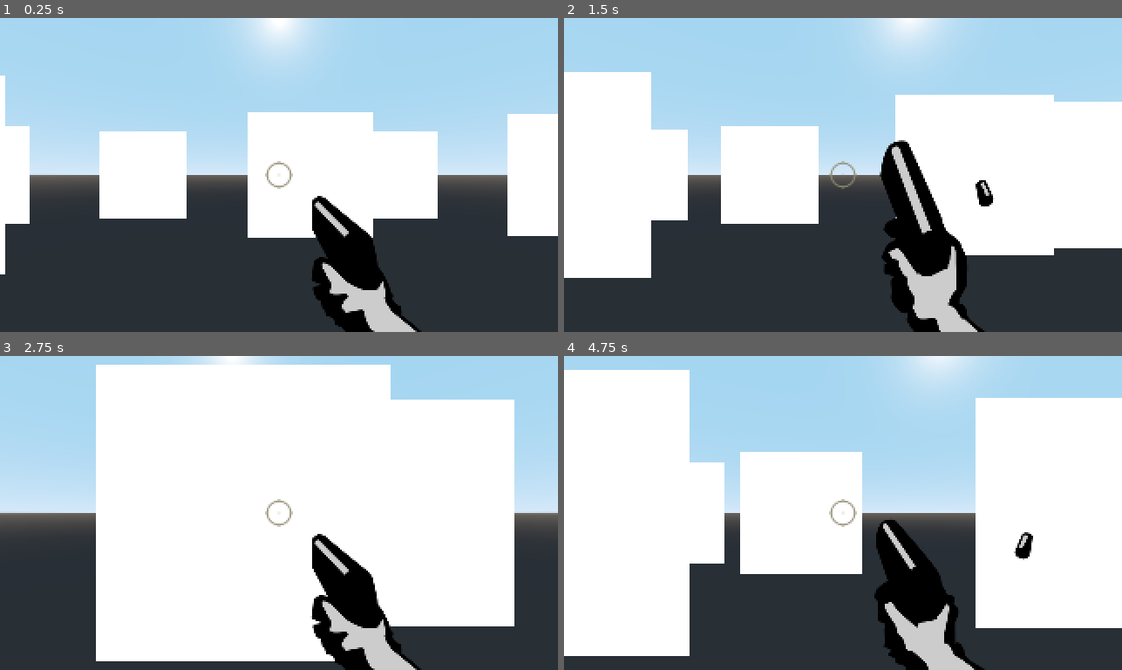
Above: before the commit, frames 1-4 (two rows, left to right).
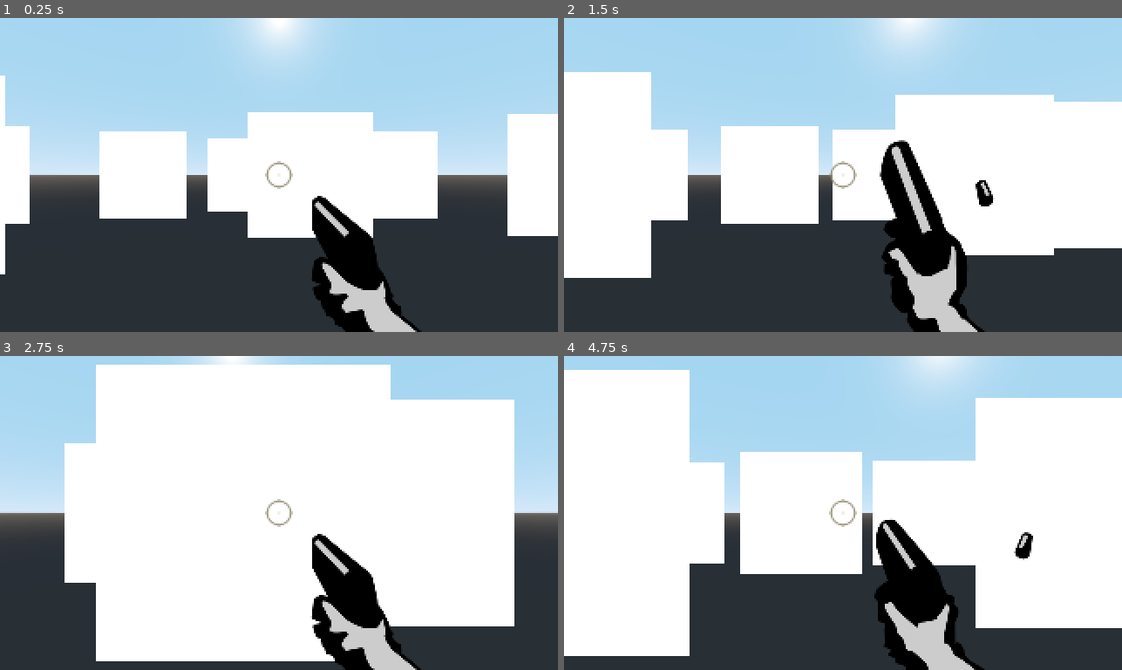
Above: after the commit, the same moments.

Repository: emanu-dev/godot-fps-prototype
Game: Godot game, scene res://World.tscn
Two runs of this game, one before a commit and one after it. Both use one fixed random seed, a clock stepped at 60 frames per second and the inputs below.
Inputs (mouse positions are in pixels of both pictures, inside the frame that each line leads up to):
- Up to frame 1 (0.25 s): no input
- Up to frame 2 (1.5 s): move the mouse to (870, 175) at 0.52 s; press the mouse at (870, 175) at 0.53 s; hold W (move_forwards) from 0.53 s (still down); move the mouse to (815, 175) at 1.27 s; release the mouse at (815, 175) at 1.28 s; click (815, 175) at 1.35 s
- Up to frame 3 (2.75 s): keep holding W (move_forwards); move the mouse to (290, 506) at 2.02 s; press the mouse at (290, 506) at 2.03 s
- Up to frame 4 (4.75 s): keep holding W (move_forwards); move the mouse to (837, 519) at 2.77 s; release the mouse at (837, 519) at 2.78 s; click (837, 519) at 2.85 s; move the mouse to (887, 516) at 3.52 s; press the mouse at (887, 516) at 3.53 s; tap R (restart) at 4.15 s; move the mouse to (798, 509) at 4.27 s; release the mouse at (798, 509) at 4.28 s; click (798, 509) at 4.35 s

The runs differ from the first frame. In frame 1, 1.7% of the frame differs, in the area x 37-45%, y 38-62%; in frame 2, 2.8%; in frame 3, 2.5%; in frame 4, 5.2%, in the area x 55-74%, y 33-67%.

Commit message:
Add 8 dir sprites functionality

Diff:
--- /dev/null
+++ b/ImpTest.gd
@@ -0,0 +1,73 @@
+extends KinematicBody
+
+export var anim_col = 0
+
+var camera = null
+func set_camera(c):
+	camera = c
+
+const MOVE_SPEED = 3
+
+onready var raycast = $RayCast
+onready var anim_player = $AnimationPlayer
+onready var sprite = $Sprite3D
+
+var player = null
+var dead = false
+
+func _ready():
+	anim_player.play("walk")
+
+func _process(delta):
+	if camera == null:
+		return
+
+	var p_fwd = -camera.global_transform.basis.z
+	var fwd = global_transform.basis.z
+	var left = global_transform.basis.x
+
+	var l_dot = left.dot(p_fwd)
+	var f_dot = fwd.dot(p_fwd)
+
+	var row = 0
+	sprite.flip_h = false
+	if f_dot < -0.85:
+		row = 0 # front sprite
+	elif f_dot > 0.85:
+		row = 4 # back sprite
+	else:
+		sprite.flip_h = l_dot > 0
+		if abs(f_dot) < 0.3:
+			row = 2 # left sprite
+		elif f_dot < 0:
+			row = 1 # forward left sprite
+		else:
+			row = 3 # back left sprite
+
+	sprite.frame = anim_col + row * sprite.hframes
+
+
+func _physics_process(delta):
+	if dead:
+		return
+	if player == null:
+		return
+
+	var vec_to_player = player.translation - translation
+	vec_to_player = vec_to_player.normalized()
+	raycast.cast_to = vec_to_player * 1.5
+
+	# move_and_collide(vec_to_player * MOVE_SPEED * delta)
+
+	if raycast.is_colliding():
+		var coll = raycast.get_collider()
+		if coll != null and coll.name == "Player":
+			coll.kill()
+
+func kill():
+	dead = true
+	$CollisionShape.disabled = true
+	# anim_player.play("die")
+
+func set_player(p):
+	player = p
--- /dev/null
+++ b/ImpTest.tscn
@@ -0,0 +1,53 @@
+[gd_scene load_steps=6 format=2]
+
+[ext_resource path="res://ImpTest.gd" type="Script" id=1]
+[ext_resource path="res://Sprites/TestImp.png" type="Texture" id=2]
+
+[sub_resource type="CapsuleShape" id=1]
+
+[sub_resource type="Animation" id=6]
+resource_name = "walk"
+length = 0.8
+loop = true
+step = 0.2
+tracks/0/type = "value"
+tracks/0/path = NodePath(".:anim_col")
+tracks/0/interp = 1
+tracks/0/loop_wrap = true
+tracks/0/imported = false
+tracks/0/enabled = true
+tracks/0/keys = {
+"times": PoolRealArray( 0, 0.2, 0.4, 0.6 ),
+"transitions": PoolRealArray( 1, 1, 1, 1 ),
+"update": 1,
+"values": [ 0, 1, 2, 3 ]
+}
+
+[sub_resource type="SpatialMaterial" id=5]
+flags_unshaded = true
+params_billboard_mode = 2
+params_use_alpha_scissor = true
+params_alpha_scissor_threshold = 0.98
+
+[node name="ImpTest" type="KinematicBody" groups=[
+"Imps",
+]]
+script = ExtResource( 1 )
+
+[node name="CollisionShape" type="CollisionShape" parent="."]
+transform = Transform( 1, 0, 0, 0, -4.37114e-08, -1, 0, 1, -4.37114e-08, 0, 0, 0 )
+shape = SubResource( 1 )
+
+[node name="RayCast" type="RayCast" parent="."]
+enabled = true
+
+[node name="AnimationPlayer" type="AnimationPlayer" parent="."]
+autoplay = "walk"
+anims/walk = SubResource( 6 )
+
+[node name="Sprite3D" type="Sprite3D" parent="."]
+transform = Transform( 0.981539, 0, 0, 0, 0.981539, 0, 0, 0, 0.981539, 0, 0, 0 )
+material_override = SubResource( 5 )
+texture = ExtResource( 2 )
+vframes = 5
+hframes = 4
--- a/PlayerControl.gd
+++ b/PlayerControl.gd
@@ -5,11 +5,13 @@
 
 onready var anim_player = $AnimationPlayer
 onready var raycast = $RayCast
+onready var camera = $Camera
 
 func _ready():
 	Input.set_mouse_mode(Input.MOUSE_MODE_CAPTURED) # Get mouse stuck on center
 	yield(get_tree(), "idle_frame") # Wait one frame
 	get_tree().call_group("zombies", "set_player", self) # set the player on all enemies
+	get_tree().call_group("Imps", "set_camera", camera) # set the camera on all imps
 
 func _input(event):
 	if event is InputEventMouseMotion:
--- /dev/null
+++ b/Sprite3D2.gd
@@ -0,0 +1,13 @@
+extends Sprite3D
+
+# Declare member variables here. Examples:
+# var a = 2
+# var b = "text"
+
+# Called when the node enters the scene tree for the first time.
+func _ready():
+	pass # Replace with function body.
+
+# Called every frame. 'delta' is the elapsed time since the previous frame.
+#func _process(delta):
+#	pass
--- a/World.tscn
+++ b/World.tscn
@@ -1,7 +1,8 @@
-[gd_scene load_steps=3 format=2]
+[gd_scene load_steps=4 format=2]
 
 [ext_resource path="res://Player.tscn" type="PackedScene" id=1]
 [ext_resource path="res://Zombie.tscn" type="PackedScene" id=2]
+[ext_resource path="res://ImpTest.tscn" type="PackedScene" id=3]
 
 [node name="World" type="Spatial"]
 
@@ -27,3 +28,6 @@
 
 [node name="Zombie7" parent="." instance=ExtResource( 2 )]
 transform = Transform( 1, 0, 0, 0, 1, 0, 0, 0, 1, -8.29832, 4.76837e-07, -6.22875 )
+
+[node name="ImpTest" parent="." instance=ExtResource( 3 )]
+transform = Transform( 1, 0, 0, 0, 1, 0, 0, 0, 1, -1.14807, 0, -7.66908 )
--- a/Zombie.tscn
+++ b/Zombie.tscn
@@ -65,4 +65,3 @@
 texture = ExtResource( 2 )
 vframes = 2
 hframes = 5
-frame = 9
Binary file added: Sprites/TestImp.png
Not shown, added: Sprites/TestImp.png.import
